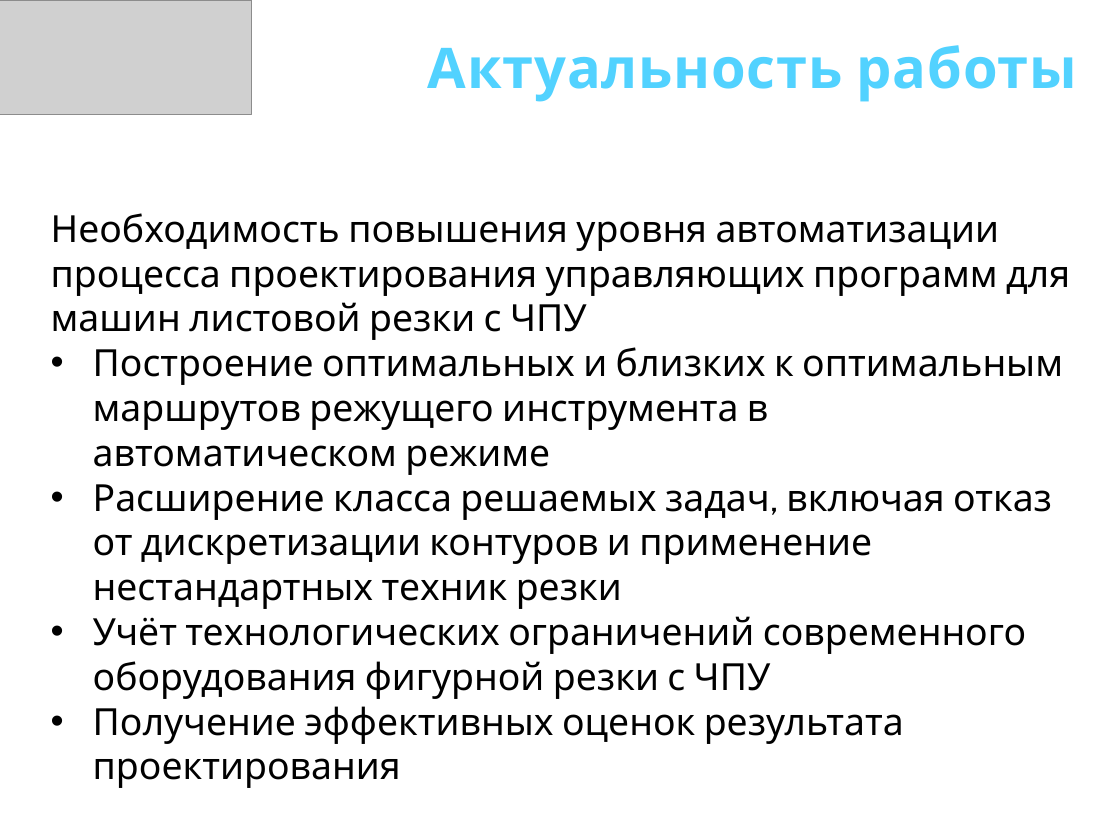
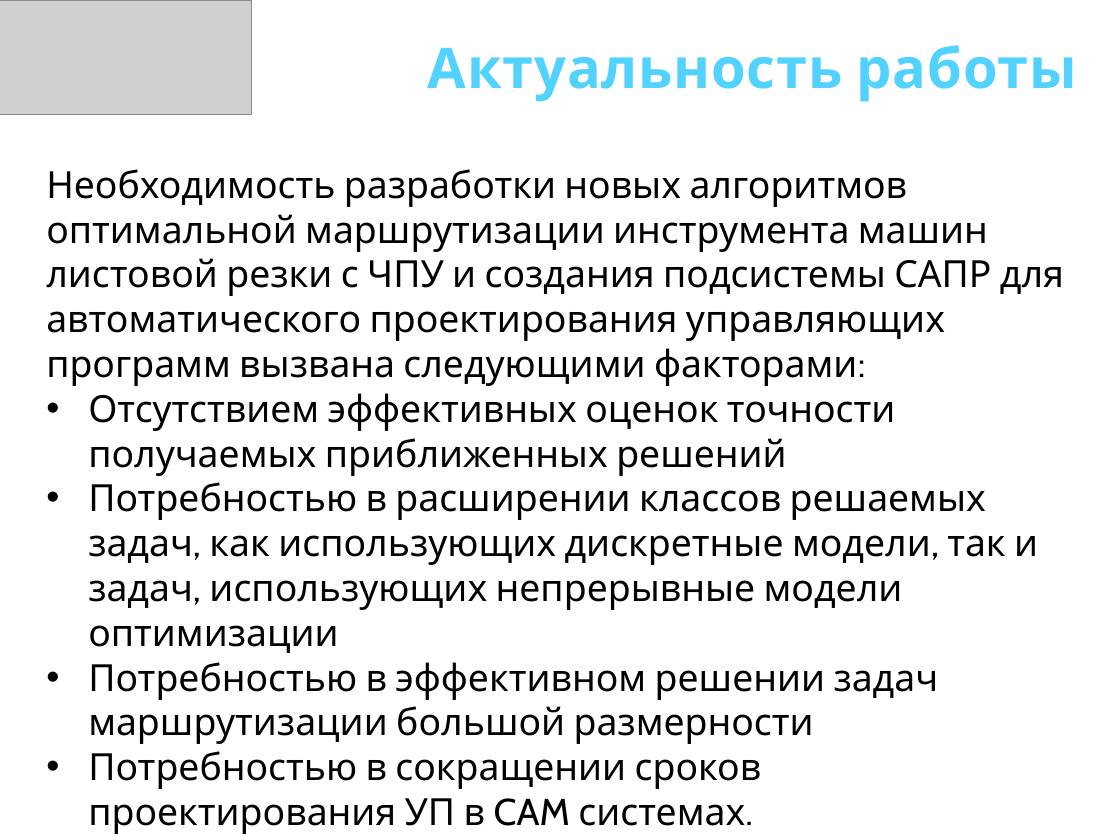
Before and after one commit to ukoloff/these, a slide deck: slide 2 of docx/К заседанию/30 Доклад.pptx (slide 3 before the commit). Drawn at 1120x840 pixels with LibreOffice and Linux fonts; fonts in the diff are those of the drawing; grey boxes stand for pictures. Boxes give left, top, right and bottom in pixels: in the first picture for what was removed or moved away, otherwise in the second. Text is boxed around its words. In the diff, an @@ line names an element or a change of style, - is before the commit and + after.

```diff
--- a/docx/К заседанию/30 Доклад.pptx
+++ b/docx/К заседанию/30 Доклад.pptx
@@ text at [46,169,1064,789]: text changed @@
-Необходимость повышения уровня автоматизации процесса проектирования управляющих программ для машин листовой резки с ЧПУ
-• Построение оптимальных и близких к оптимальным маршрутов режущего инструмента в автоматическом режиме
-• Расширение класса решаемых задач, включая отказ от дискретизации контуров и применение нестандартных техник резки
-• Учёт технологических ограничений современного оборудования фигурной резки с ЧПУ
-• Получение эффективных оценок результата проектирования
+Необходимость разработки новых алгоритмов оптимальной маршрутизации инструмента машин листовой резки с ЧПУ и создания подсистемы САПР для автоматического проектирования управляющих программ вызвана следующими факторами:
+• Отсутствием эффективных оценок точности получаемых приближенных решений
+• Потребностью в расширении классов решаемых задач, как использующих дискретные модели, так и задач, использующих непрерывные модели оптимизации
+• Потребностью в эффективном решении задач маршрутизации большой размерности
+• Потребностью в сокращении сроков проектирования УП в CAM системах.
```
Also in this commit, not shown: 2 other slides changed.
